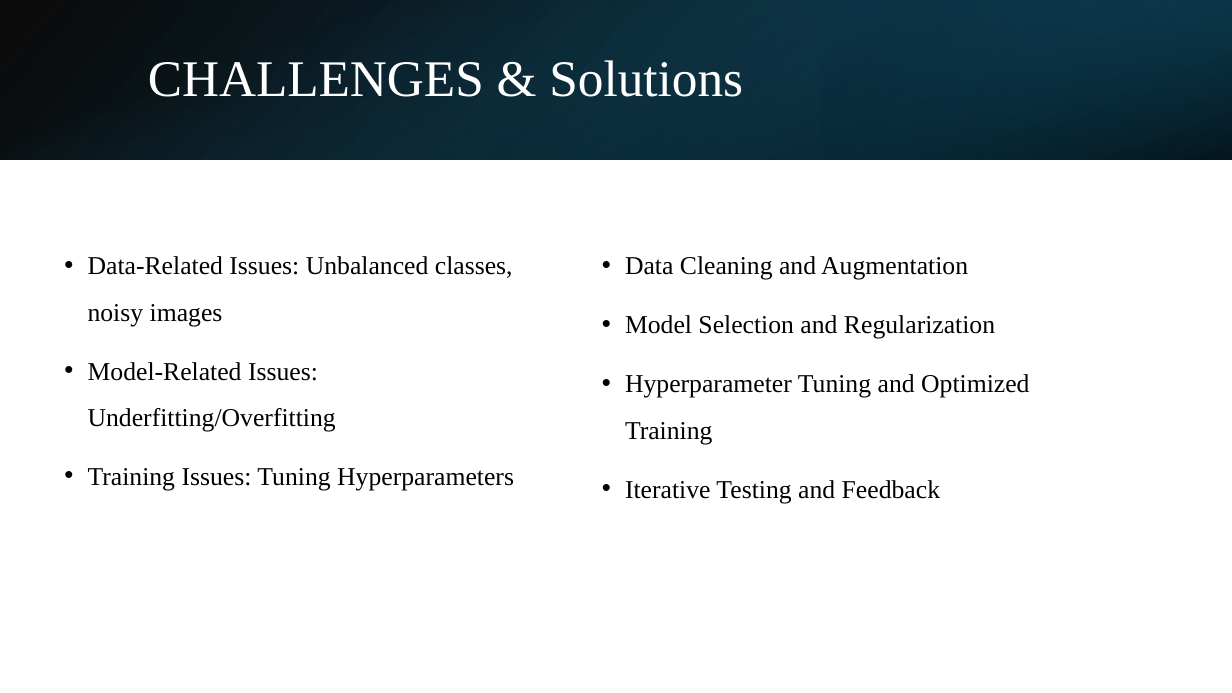
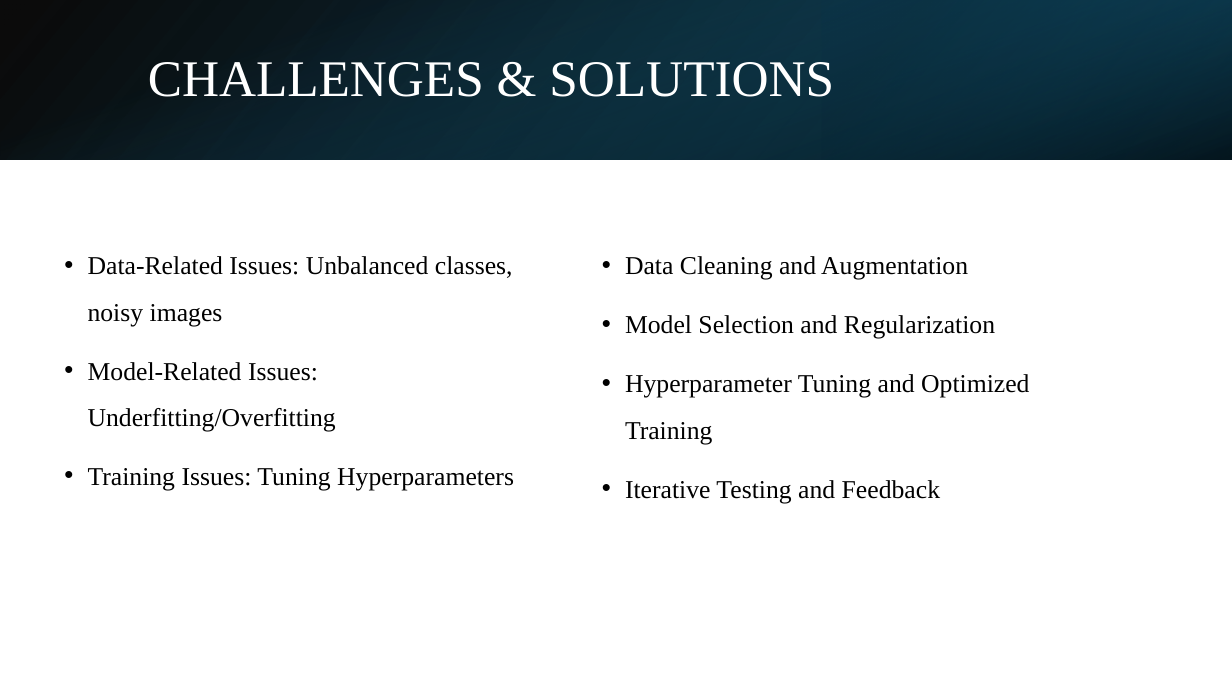
Before and after one commit to vk07kiran/Ayurvedic-Intelligence, a slide deck: slide 19 of More Info/Updated.pptx (slide 17 before the commit). Drawn at 1232x693 pixels with LibreOffice and Linux fonts; fonts in the diff are those of the drawing. Boxes give left, top, right and bottom in pixels: in the first picture for what was removed or moved away, otherwise in the second. Text is boxed around its words. In the diff, an @@ line names an element or a change of style, - is before the commit and + after.

```diff
--- a/More Info/Updated.pptx
+++ b/More Info/Updated.pptx
@@ title at [148, 62, 834, 97]: text changed @@
-CHALLENGES & Solutions
+CHALLENGES & SOLUTIONS
```
Also in this commit, not shown: 6 other slides changed, 3 slides added, 1 slide removed.
